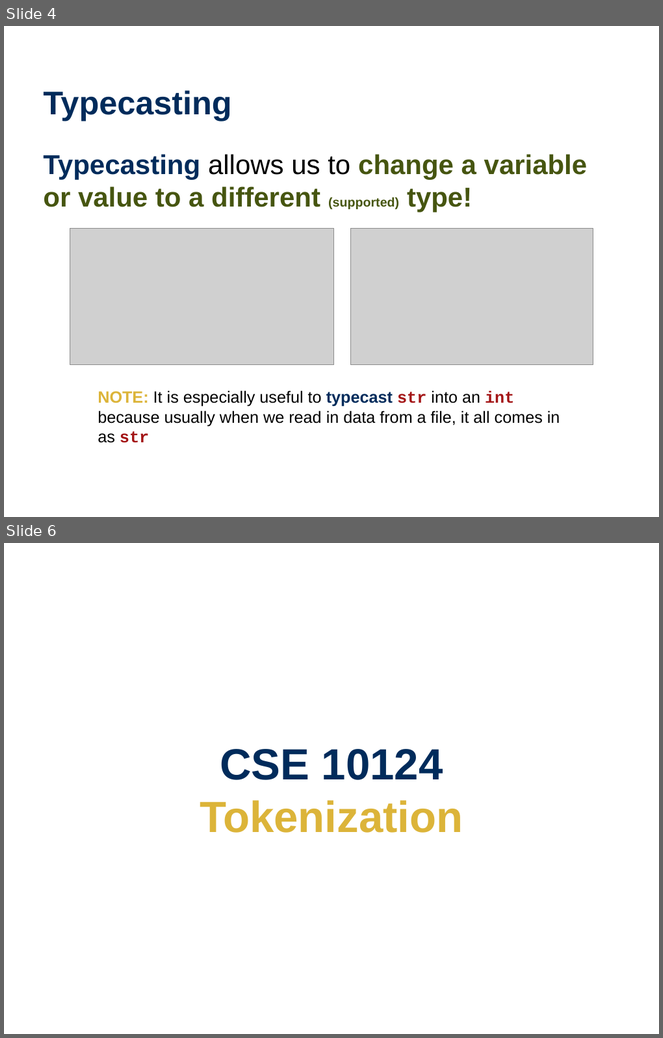
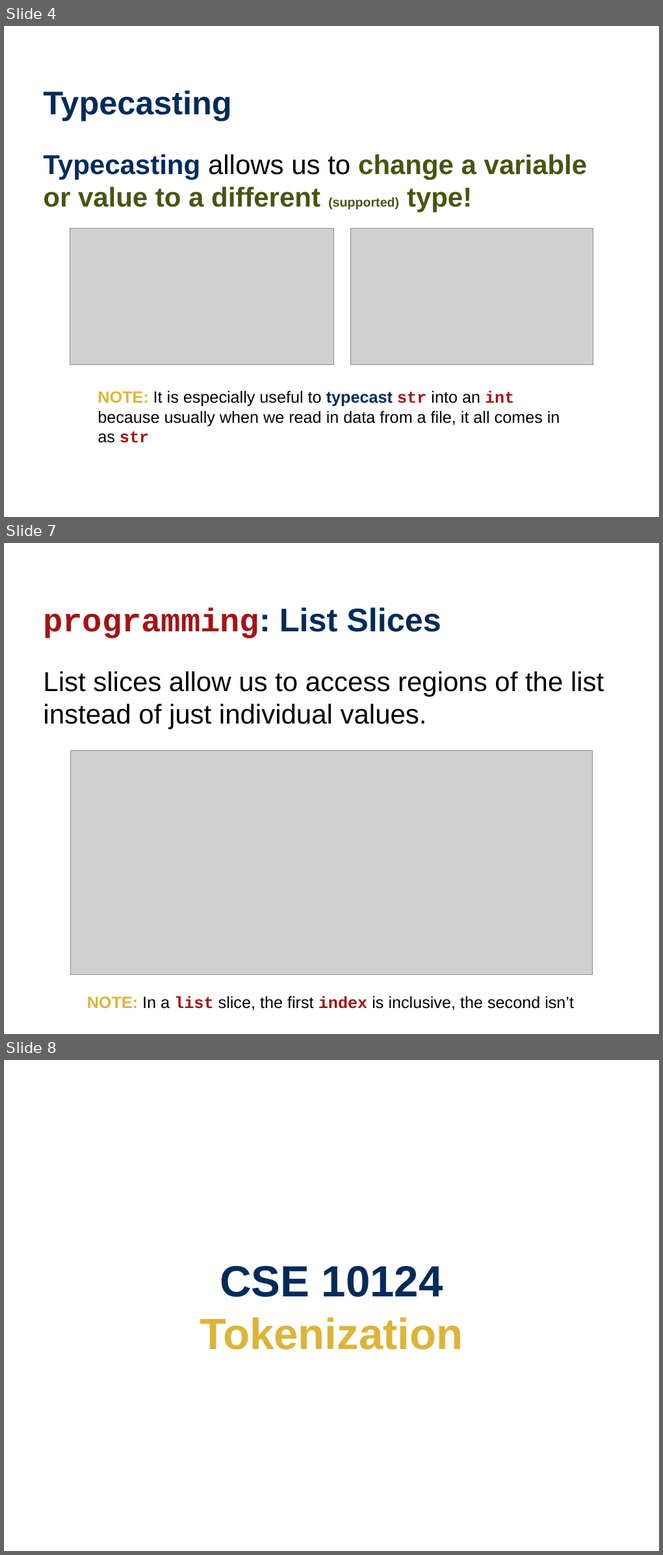
Before and after one commit to wtheisen/nd-cse-10124-lectures, a slide deck: Blank/Lecture_03_ Tokenization.pptx. Shown one above the other, each under a label of ours: slides 4 and 6 before the commit, slides 4, 7 and 8 after it; the slides between them are not shown. The pictures are 663x1038 and 663x1555 pixels, drawn with LibreOffice and Linux fonts; fonts in the diff are those of the drawing; grey boxes stand for pictures. Boxes give left, top, right and bottom in pixels: in the first picture for what was removed or moved away, otherwise in the second. Text is boxed around its words. In the diff, an @@ line names an element or a change of style, - is before the commit and + after.

```diff
--- a/Blank/Lecture_03_ Tokenization.pptx
+++ b/Blank/Lecture_03_ Tokenization.pptx
@@ slide 7 added at (x1=4, y1=543, x2=659, y2=1034), background #FFFFFF @@
@@ title added at (x1=43, y1=607, x2=441, y2=639), 36 pt, text #A31415, bold @@
+programming: List Slices
@@ text added at (x1=43, y1=671, x2=604, y2=730), 30 pt, text #000000 @@
+List slices allow us to access regions of the list instead of just individual values.
@@ picture added at (x1=71, y1=751, x2=593, y2=975) @@
@@ text added at (x1=87, y1=996, x2=574, y2=1011), 18 pt, text #000000 @@
+NOTE: In a list slice, the first index is inclusive, the second isn’t
@@ what was slide 6 is now slide 8 @@
```
Also in this commit, not shown: 6 slides changed, 8 other slides added, 6 slides removed, 3 other files.
